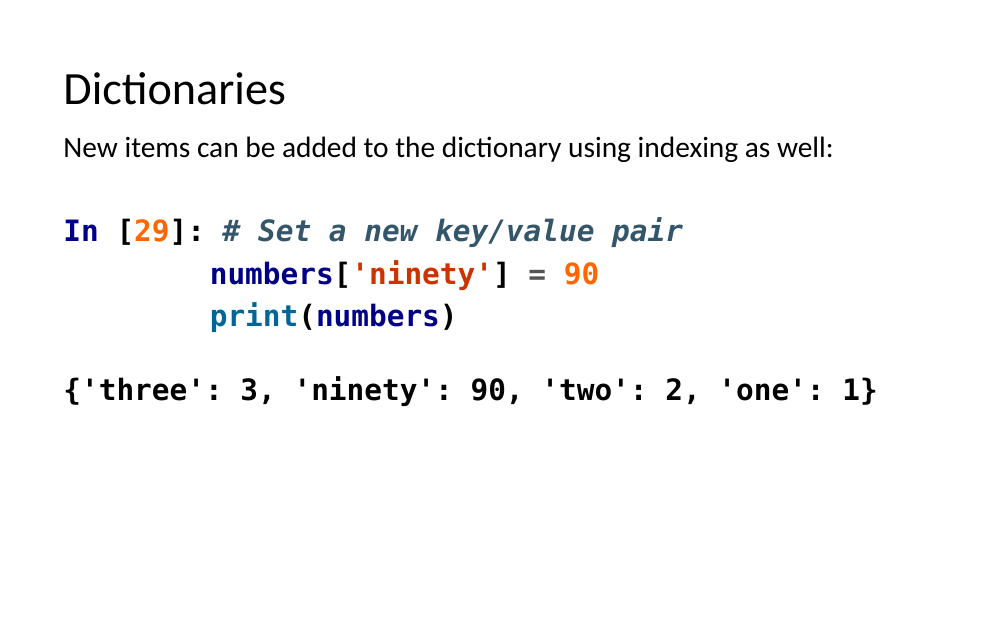
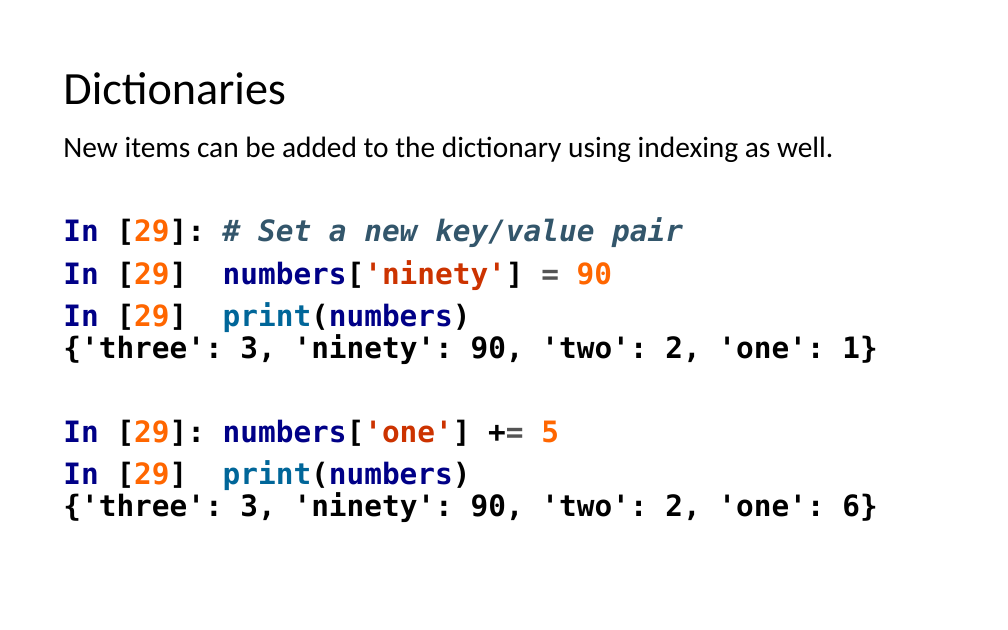
Before and after one commit to LongBaoNguyen/longbaonguyen.github.io, a slide deck: slide 26 of courses/apcsp/lect7.pptx (slide 19 before the commit). Drawn at 1008x630 pixels with LibreOffice and Linux fonts; fonts in the diff are those of the drawing. Boxes give left, top, right and bottom in pixels: in the first picture for what was removed or moved away, otherwise in the second. Text is boxed around its words. In the diff, an @@ line names an element or a change of style, - is before the commit and + after.

```diff
--- a/courses/apcsp/lect7.pptx
+++ b/courses/apcsp/lect7.pptx
@@ text at (63,136,833,162): text changed @@
-New items can be added to the dictionary using indexing as well:
+New items can be added to the dictionary using indexing as well.
@@ text at (63,260,877,522): text changed @@
-numbers['ninety'] = 90
-print(numbers)
-{'three': 3, 'ninety': 90, 'two': 2, 'one': 1}
+In [29] numbers['ninety'] = 90
+In [29] print(numbers)
+{'three': 3, 'ninety': 90, 'two': 2, 'one': 1}
+In [29]: numbers['one'] += 5
+In [29] print(numbers)
+{'three': 3, 'ninety': 90, 'two': 2, 'one': 6}
```
Also in this commit, not shown: 14 other slides changed, 8 slides added, 1 slide removed, 5 other files.
